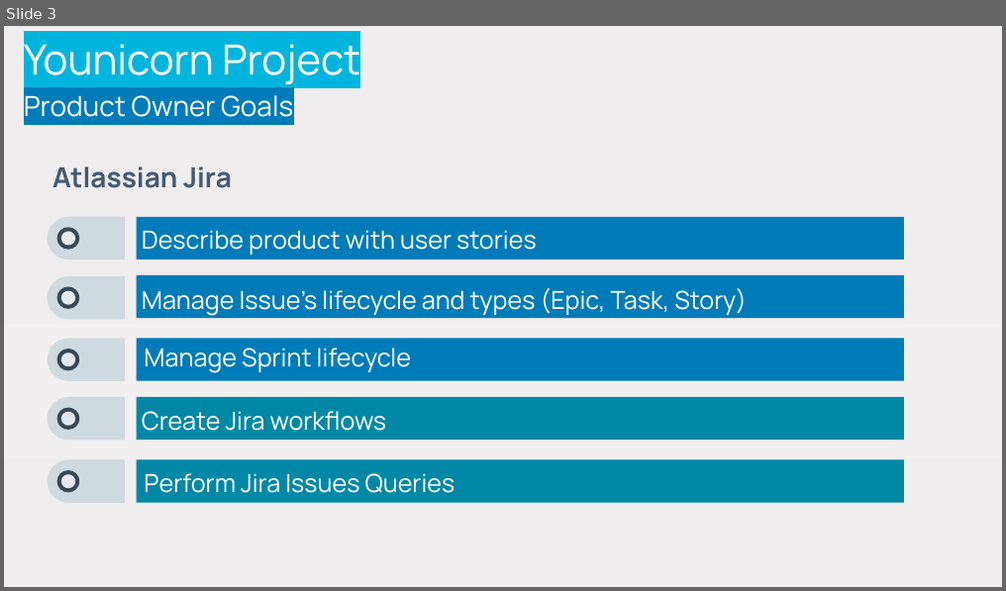
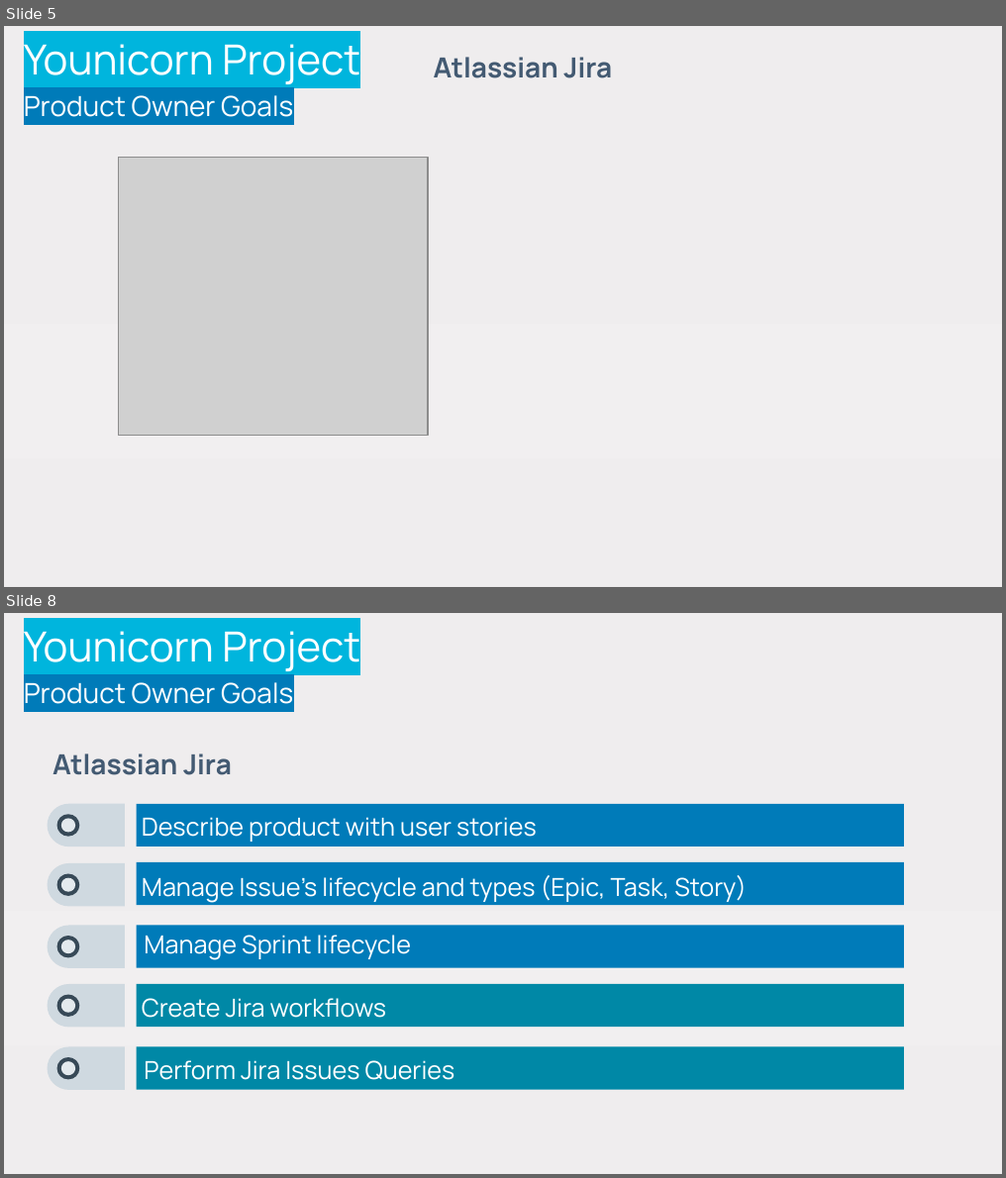
Before and after one commit to stefanofiorenza/KNITS, a slide deck: Programs/Trainings/Slides/KNITS-Younicorn-RoadMap.pptx. Shown one above the other, each under a label of ours: slide 3 before the commit, slides 5 and 8 after it; the slides between them are not shown. The pictures are 1006x591 and 1006x1178 pixels, drawn with LibreOffice and Linux fonts; fonts in the diff are those of the drawing; grey boxes stand for pictures; background and template pictures are left out. Boxes give left, top, right and bottom in pixels: in the first picture for what was removed or moved away, otherwise in the second. Text is boxed around its words. In the diff, an @@ line names an element or a change of style, - is before the commit and + after.

Commit message:
Younicorn Slides

```diff
--- a/Programs/Trainings/Slides/KNITS-Younicorn-RoadMap.pptx
+++ b/Programs/Trainings/Slides/KNITS-Younicorn-RoadMap.pptx
@@ slide 5 added at box(4, 26, 1002, 587), background gradient #EFEDEE to #F1EFF0 to #EFEBEC @@
@@ title added at box(24, 44, 360, 117), 20 pt, text #FFFFFF @@
+Younicorn Project
+Product Owner Goals
@@ text added at box(434, 57, 612, 78), 20 pt, text #435A72, bold @@
+Atlassian Jira
@@ picture added at box(118, 158, 428, 436) @@
@@ what was slide 3 is now slide 8 @@
```
Also in this commit, not shown: 1 slide changed, 23 other slides added, 2 other files.
